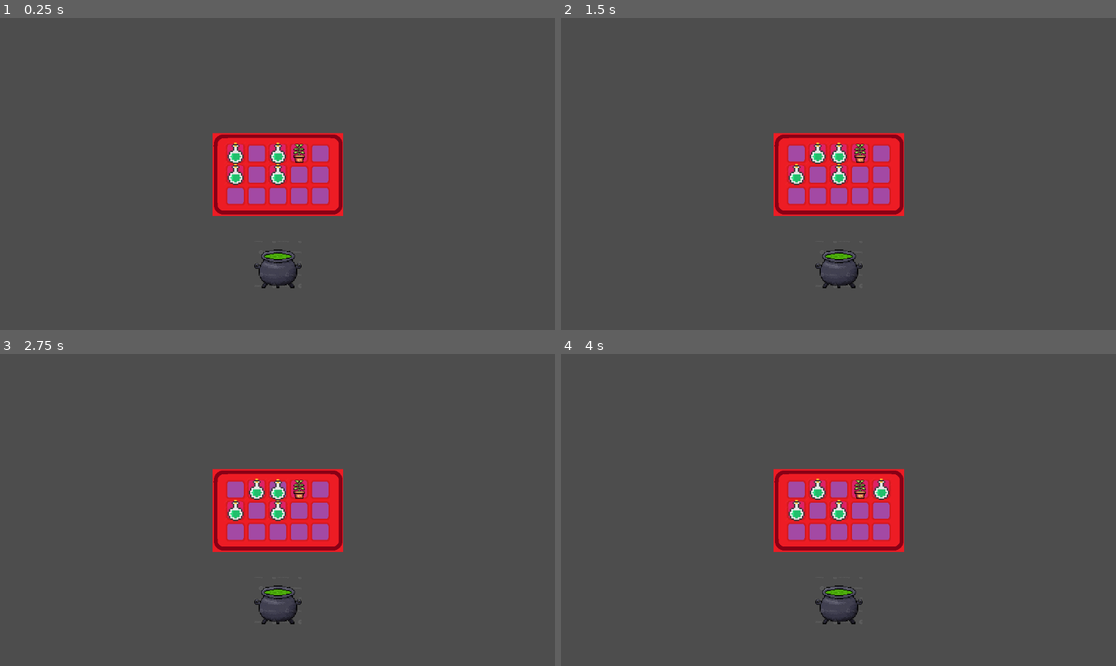
Above: before the commit, frames 1-4 (two rows, left to right).
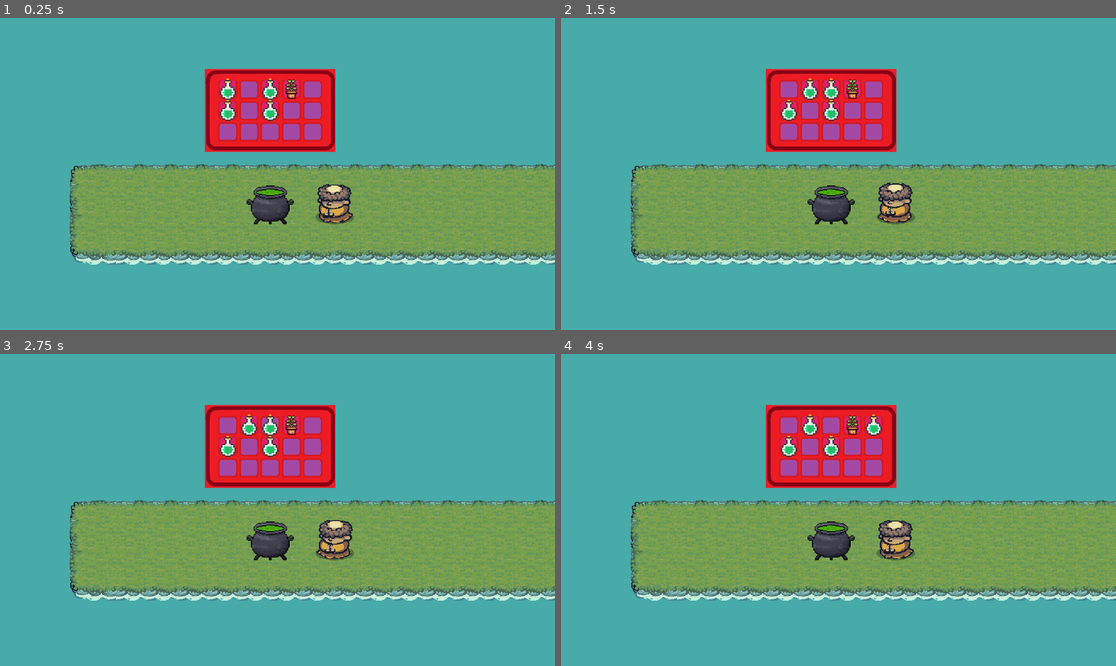
Above: after the commit, the same moments.

Repository: Ishidawg/project-cats-destiny
Game: Godot game, scene res://scenes/demo/demo_main_project/demo_main.tscn
Same seed, same stepped clock (60 frames per second), same inputs: the game is played once before the commit and once after it. Before the commit the project starts from res://scenes/demo/demo_item_container/demo_scene.tscn.
Inputs (mouse positions are in pixels of both pictures, inside the frame that each line leads up to; where the layout moved, square brackets give the same spot in the first picture):
- Up to frame 1 (0.25 s): no input
- Up to frame 2 (1.5 s): click (788, 89) [794, 152] at 0.5 s; click (810, 89) [816, 152] at 1.25 s
- Up to frame 3 (2.75 s): click (271, 425) [277, 488] at 2 s
- Up to frame 4 (4 s): click (849, 425) [860, 488] at 2.75 s; click (871, 425) [882, 488] at 3.5 s

The runs differ from the first frame. In frame 1, 99% of the frame differs, in the area x 0-100%, y 0-100%; in frame 2, 99%; in frame 3, 99%; in frame 4, 99%.

Commit message:
update main scene

Diff:
--- a/project.godot
+++ b/project.godot
@@ -11,7 +11,7 @@
 [application]
 
 config/name="project-cats-destiny"
-run/main_scene="uid://cudb6sqxvdpcd"
+run/main_scene="uid://c77viks16xf0n"
 config/features=PackedStringArray("4.5", "Forward Plus")
 
 [autoload]
